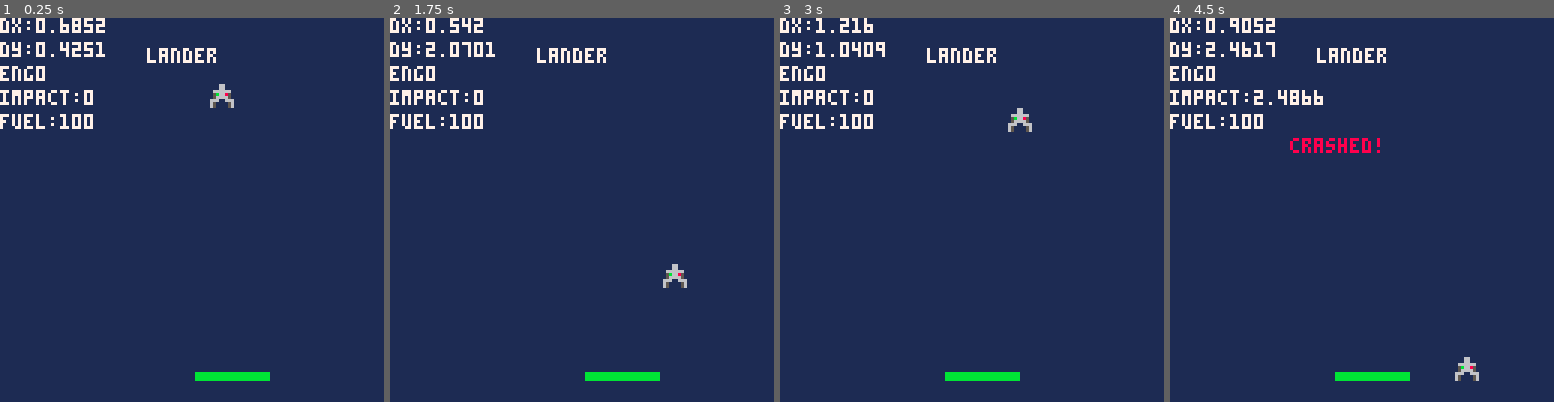
Above: before the commit, frames 1-4 (left to right).
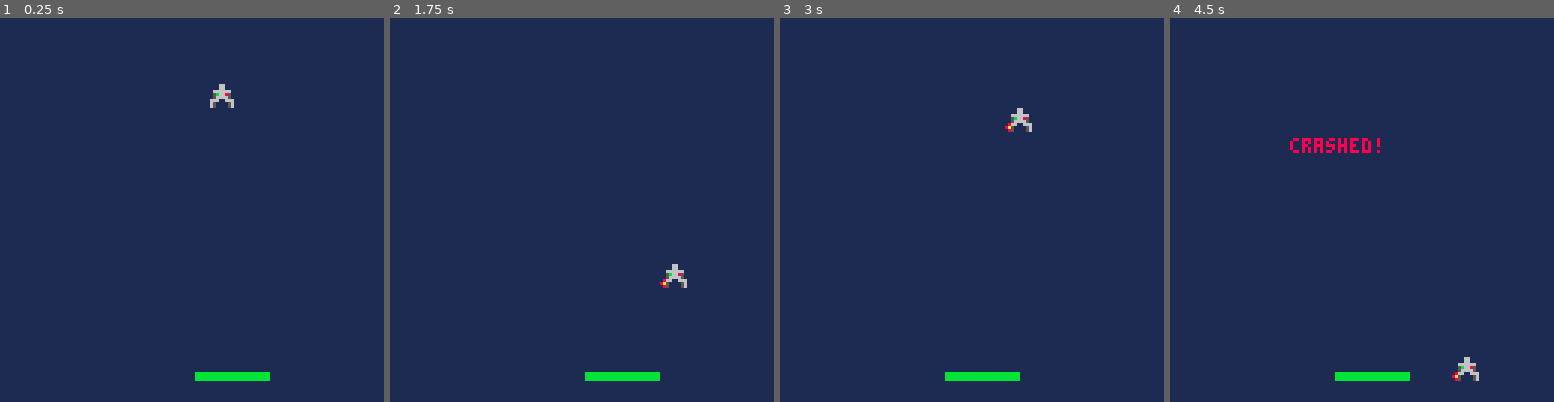
Above: after the commit, the same moments.

Repository: nerdlekar/Pico_lander
Game: PICO-8 cartridge lander.p8
The game is run twice, just before and just after one commit, with the same random seed, the same clock (stepped at 60 frames per second) and the same inputs.
Inputs:
- Up to frame 1 (0.25 s): no input
- Up to frame 2 (1.75 s): tap X (X key) at 0.33, 1.07 s; tap O (Z key) at 0.7, 1.7 s; hold Right from 1.6 s (still down)
- Up to frame 3 (3 s): tap X (X key) at 1.85, 2.97 s; release Right at 2.1 s; tap O (Z key) at 2.1, 2.5, 2.9 s; hold Up 2.15-2.42 s; hold Right from 2.47 s (still down)
- Up to frame 4 (4.5 s): release Right at 3.03 s; hold Left 3.08-3.58 s; tap O (Z key) at 3.3, 3.7, 4.1 s; hold Right from 4.02 s (still down); tap X (X key) at 4.08 s

The runs differ from the first frame. In frame 1, 2.4% of the frame differs, in the area x 0-57%, y 0-29%; in frame 2, 2.4%; in frame 3, 2.3%; in frame 4, 2.7%, in the area x 0-75%, y 0-95%.

Commit message:
Booster sprites debug screen

Diff:
--- a/lander.p8
+++ b/lander.p8
@@ -1,14 +1,17 @@
 pico-8 cartridge // http://www.pico-8.com
 version 43
 __lua__
+
+
+
 #include lander/main.lua
 
 __gfx__
 00000000000660000000000000000000000000000000000000000000000000000000000000000000000000000000000000000000000000000000000000000000
 0000000000066000001c470000000000000000000000000000000000000000000000000000000000000000000000000000000000000000000000000000000000
 007007000666666001cc337000000000000000000000000000000000000000000000000000000000000000000000000000000000000000000000000000000000
-0007700005b6685001cccc7000000000000000000000000000000000000000000000000000000000000000000000000000000000000000000000000000000000
-00077000056666500143cc4000000000000000000000000000000000000000000000000000000000000000000000000000000000000000000000000000000000
-007007006660066601133c40008aa800009889000000000000000000000000000000000000000000000000000000000000000000000000000000000000000000
+0007700005b6685001cccc7000000000000000000000800000008000000000000000000000000000000000000000000000000000000000000000000000000000
+00077000056666500143cc4000000000000000000008a0000000a800000000000000000000000000000000000000000000000000000000000000000000000000
+007007006660066601133c40008aa800009889000000800000008000000000000000000000000000000000000000000000000000000000000000000000000000
 000000006500005600114c0000899800009999000000000000000000000000000000000000000000000000000000000000000000000000000000000000000000
 00000000650000560000000000088000000aa0000000000000000000000000000000000000000000000000000000000000000000000000000000000000000000
--- a/lander/main.lua
+++ b/lander/main.lua
@@ -153,6 +153,10 @@
     main_thrust = 0.15 --0.12
     side_thrust = 0.07
 
+    debug_mode = false
+    debug_presses = 0
+    debug_timer = 0
+
 end
 
 ------------------------------
@@ -164,7 +168,7 @@
 function _draw()
 
     cls(1)
-    map()
+    map(0,0,0,0,16,16)
 
 
     -- ship
@@ -173,7 +177,15 @@
   -- engine flame
 
     if btn(2) and ship.fuel > 0 then
-    spr(4, ship.x, ship.y + 1)
+    spr(3, ship.x, ship.y + 1)
+    end
+
+    if btn(0) and ship.fuel > 0 then
+    spr(6, ship.x + 4, ship.y + 2)
+    end
+
+    if btn(1) and ship.fuel > 0 then
+    spr(5, ship.x - 4, ship.y + 2)
     end
 
 
@@ -191,13 +203,15 @@
 
 
     -- debug
+
+    if debug_mode then
     print("dx:" .. ship.dx, 0, 0, 7)
     print("dy:" .. ship.dy, 0, 8, 7)
     print ("eng" .. ship.engine,0,16,7)
     print("impact:"..ship.impact_speed, 0, 24, 7)
-    print("lander", 49, 10, 7)
+    print("debug mode", 49, 10, 7)
     print("fuel:" .. flr(ship.fuel), 0, 32, 7)
-
+    end
 
   -- landing/crash messages
 if ship.landed then
@@ -236,4 +250,24 @@
         end
     end
 
-end
+    if debug_timer > 0 then
+        debug_timer -= 1
+    end
+
+if btnp(5) then
+
+    if debug_timer <= 0 then
+        debug_presses = 0
+    end
+
+    debug_presses += 1
+    debug_timer = 30
+
+    if debug_presses >= 5 then
+        debug_mode = not debug_mode
+        debug_presses = 0
+    end
+
+end
+
+end
